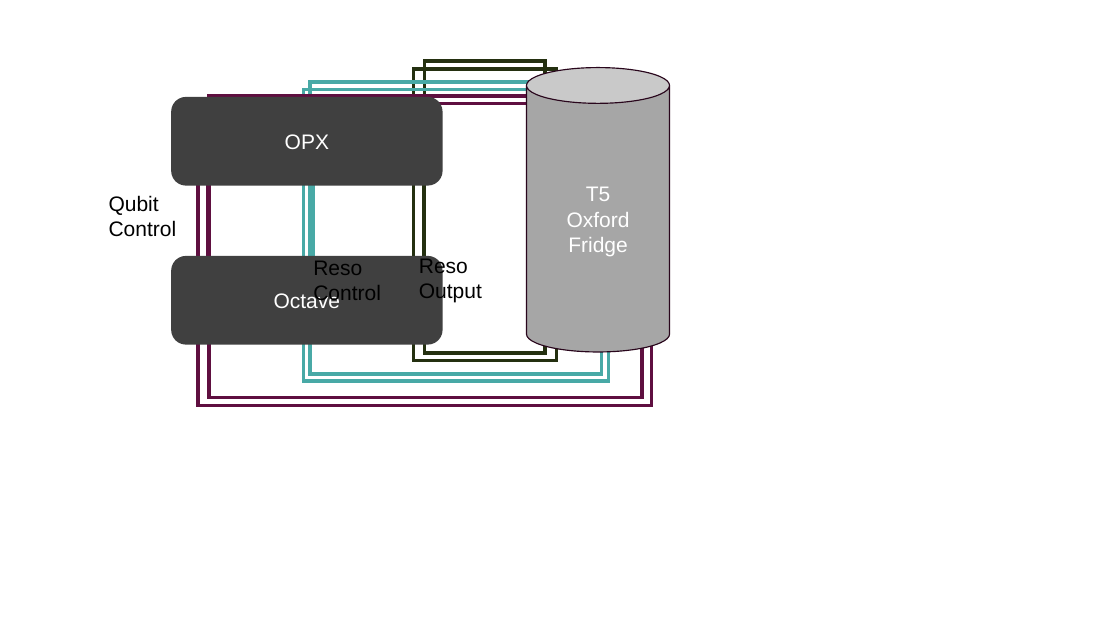
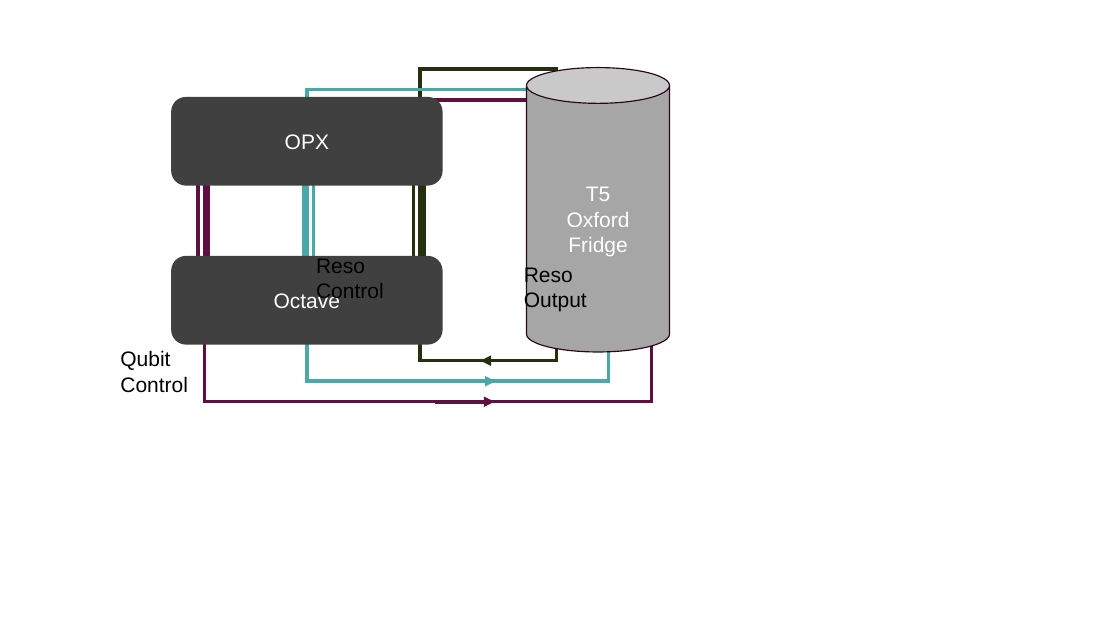
Before and after one commit to JohannSeverin/Master_Thesis, a slide deck: slide 2 of Figs/circuit_diagrams.pptx. Drawn at 1120x630 pixels with LibreOffice and Linux fonts; fonts in the diff are those of the drawing. Boxes give left, top, right and bottom in pixels: in the first picture for what was removed or moved away, otherwise in the second. Text is boxed around its words. In the diff, an @@ line names an element or a change of style, - is before the commit and + after.

```diff
--- a/Figs/circuit_diagrams.pptx
+++ b/Figs/circuit_diagrams.pptx
@@ rectangle resized from (x1=303, y1=89, x2=608, y2=381) to (x1=308, y1=89, x2=609, y2=381) @@
@@ rectangle removed at (x1=310, y1=82, x2=602, y2=375) @@
@@ rectangle resized from (x1=413, y1=69, x2=556, y2=361) to (x1=420, y1=69, x2=557, y2=361) @@
@@ rectangle removed at (x1=424, y1=61, x2=545, y2=354) @@
@@ rectangle resized from (x1=198, y1=104, x2=652, y2=406) to (x1=204, y1=100, x2=651, y2=402) @@
@@ rectangle removed at (x1=209, y1=96, x2=643, y2=397) @@
@@ text "Reso" moved from (x1=419, y1=257, x2=482, y2=303) to (x1=524, y1=266, x2=587, y2=312) @@
@@ text "Qubit" moved from (x1=109, y1=195, x2=177, y2=237) to (x1=120, y1=350, x2=188, y2=393) @@
@@ arrow added from (540, 360) to (481, 360), #243010 3 pt @@
@@ arrow added from (435, 402) to (495, 402), #5F0F40 3 pt @@
```
Also in this commit, not shown: 2 slides added, 5 other files.
